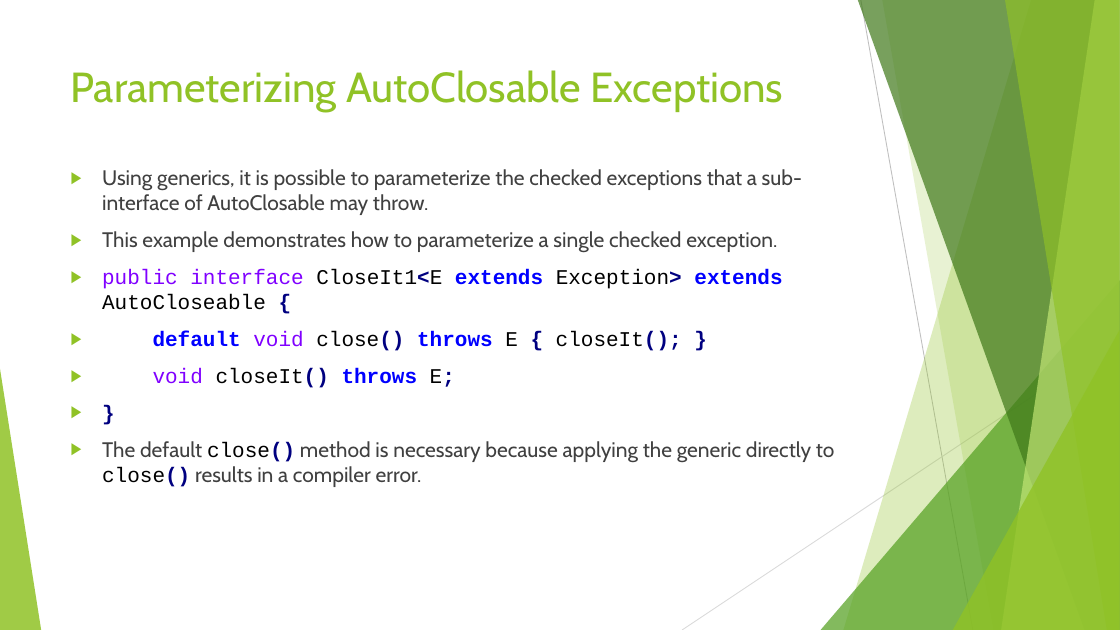
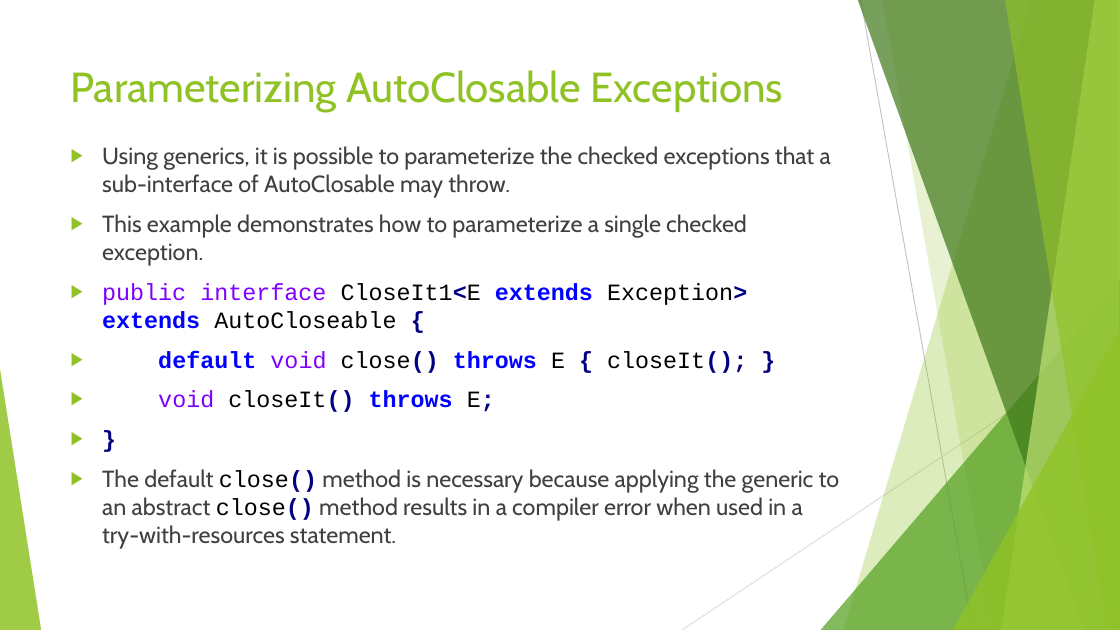
Before and after one commit to RichardRoda/2017-CodePaLOUsa-Lambda, a slide deck: slide 44 of Learning to Love the Lambda in the Stream.pptx (slide 43 before the commit). Drawn at 1120x630 pixels with LibreOffice and Linux fonts; fonts in the diff are those of the drawing. Boxes give left, top, right and bottom in pixels: in the first picture for what was removed or moved away, otherwise in the second. Text is boxed around its words. In the diff, an @@ line names an element or a change of style, - is before the commit and + after.

```diff
--- a/Learning to Love the Lambda in the Stream.pptx
+++ b/Learning to Love the Lambda in the Stream.pptx
@@ text "Using generics, it is possible ..." moved from (x1=102, y1=169, x2=835, y2=487) to (x1=102, y1=146, x2=840, y2=549) @@
@@ text at (x1=102, y1=146, x2=831, y2=412): size 18 to 20 pt in "Using generics, it is possible to parameterize ...", "This example demonstrates how to parameterize a ...", "public interface CloseIt1<E extends Exception> extends AutoC ...", "default void close() throws E { closeIt(); ..." and 2 more places @@
@@ text at (x1=102, y1=469, x2=840, y2=549): text changed; size 18 to 20 pt @@
-▶ The default close() method is necessary because applying the generic directly to close() results in a compiler error.
+▶ The default close() method is necessary because applying the generic to an abstract close() method results in a compiler error when used in a try-with-resources statement.
```
Also in this commit, not shown: 14 other slides changed, 4 slides added, 2 other files.
